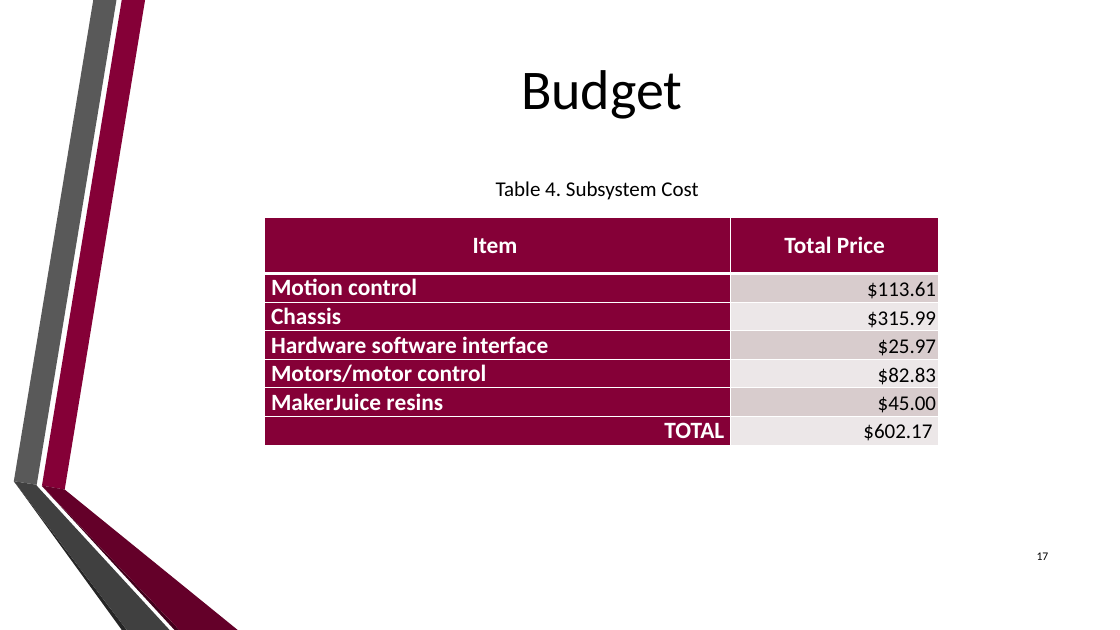
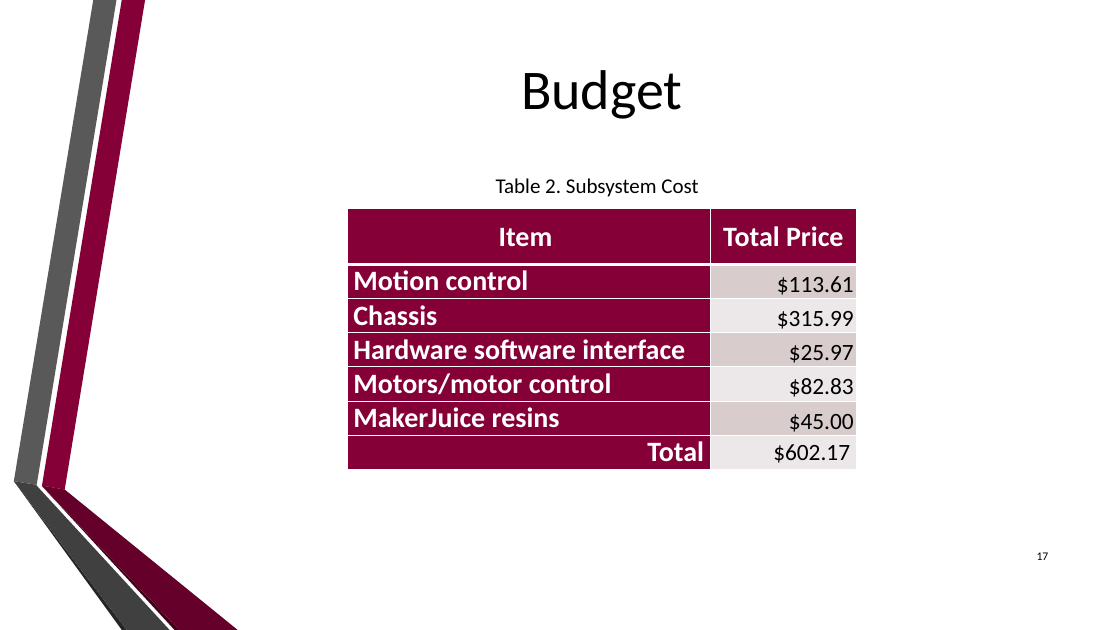
Before and after one commit to dan-olsen/SeniorDesign, a slide deck: slide 17 of Presentations/DesignPres/DesignPres-75.pptx. Drawn at 1120x630 pixels with LibreOffice and Linux fonts; fonts in the diff are those of the drawing; background and template pictures are left out. Boxes give left, top, right and bottom in pixels: in the first picture for what was removed or moved away, otherwise in the second. Text is boxed around its words. In the diff, an @@ line names an element or a change of style, - is before the commit and + after.

```diff
--- a/Presentations/DesignPres/DesignPres-75.pptx
+++ b/Presentations/DesignPres/DesignPres-75.pptx
@@ text at [496, 178, 698, 197]: text changed @@
-Table 4. Subsystem Cost
+Table 2. Subsystem Cost
@@ table at [347, 209, 856, 467] @@
-row 7, column 1: TOTAL
+row 7, column 1: Total
@@ size 20 to 24 pt in "Item", "Total Price", "Motion control", "Chassis" and 3 more places @@
@@ size 18 to 20 pt in "$113.61", "$315.99", "$25.97", "$82.83" and 2 more places @@
@@ table: place and size @@
-table at [265, 218, 939, 445]
+table at [347, 209, 856, 467]
```
Also in this commit, not shown: 6 other slides changed.
